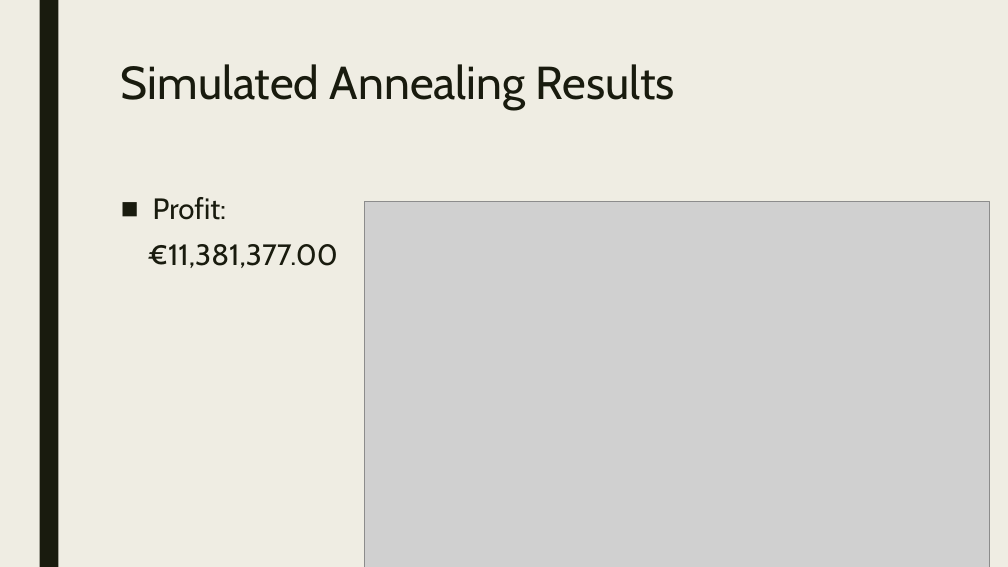
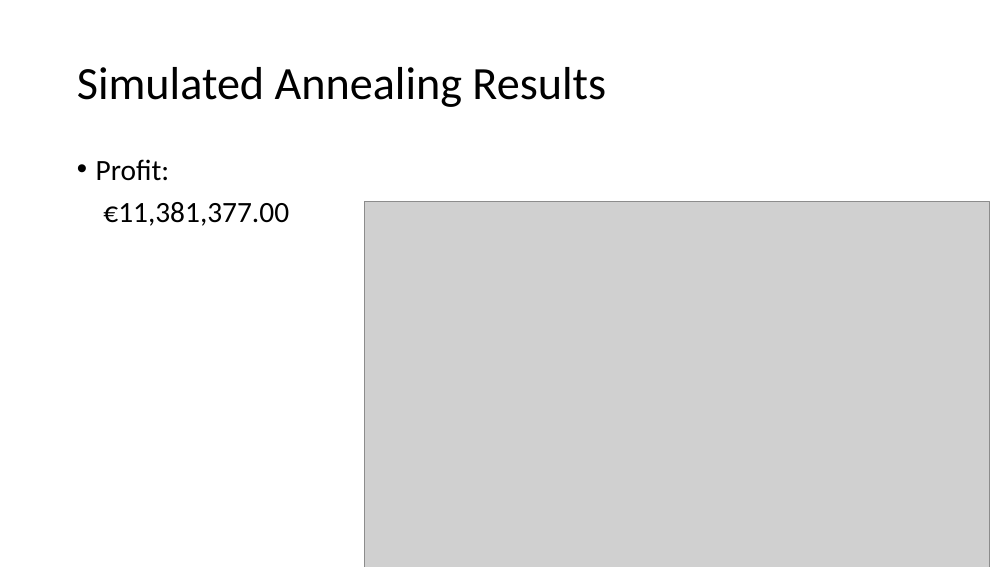
Before and after one commit to WouterDuijn/heuristic, a slide deck: slide 11 of doc/Mokum Airways.pptx. Drawn at 1008x567 pixels with LibreOffice and Linux fonts; fonts in the diff are those of the drawing; grey boxes stand for pictures. Boxes give left, top, right and bottom in pixels: in the first picture for what was removed or moved away, otherwise in the second. Text is boxed around its words. In the diff, an @@ line names an element or a change of style, - is before the commit and + after.

```diff
--- a/doc/Mokum Airways.pptx
+++ b/doc/Mokum Airways.pptx
@@ background #EFEDE3 to #FFFFFF @@
@@ rectangle removed at [39,0,58,567] @@
@@ title "Simulated Annealing Results": place and size @@
-title "Simulated Annealing Results" at [121,64,675,110]
+title "Simulated Annealing Results" at [77,67,606,107]
@@ title "Simulated Annealing Results" at [77,67,606,107]: font Cabin to Calibri, text colour #191B0E to #000000; line spacing 0.89 to 0.9; vertical alignment top to middle @@
@@ text "Profit:": place and size @@
-text "Profit:" at [147,197,337,268]
+text "Profit:" at [96,159,289,226]
@@ text "Profit:" at [96,159,289,226]: font Cabin to Calibri, text colour #191B0E to #000000; bullet ■ to •; line spacing 0.94 to 0.9; less space between paragraphs @@
```
Also in this commit, not shown: 11 other slides changed, 1 slide added, 1 slide removed.
